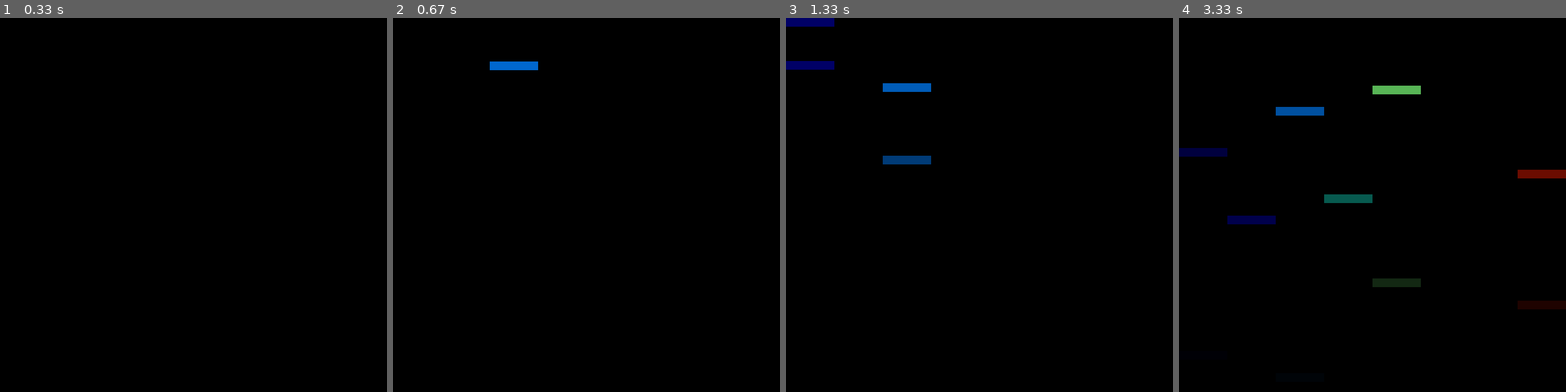
Above: before the commit, frames 1-4 (left to right).
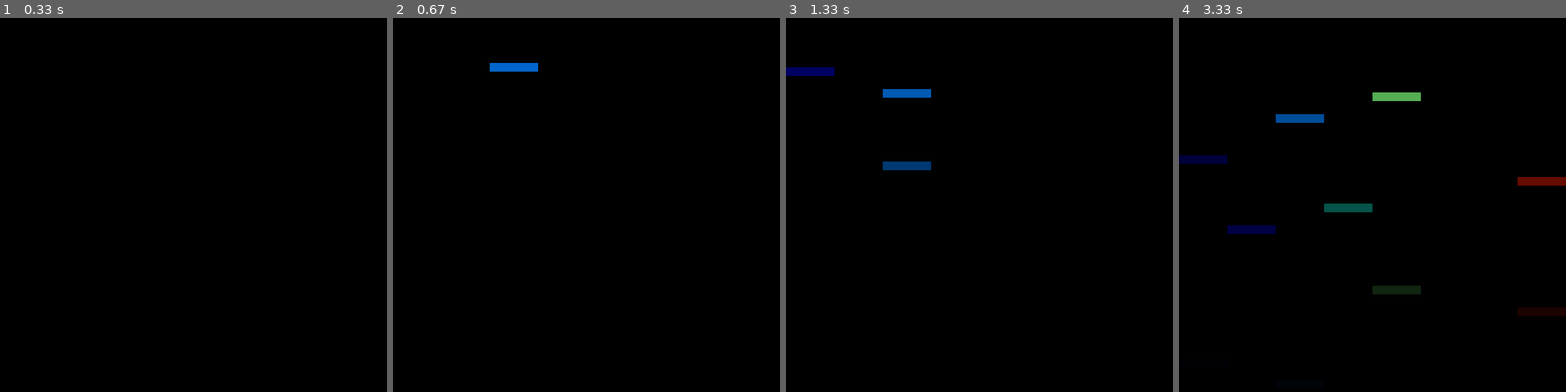
Above: after the commit, the same moments.

Repository: gabrielhuang/visual-instrument
Game: pygame game, started from pygame_demo.py
The game is run twice, just before and just after one commit, with the same random seed, the same clock (stepped at 60 frames per second) and the same inputs. The source is Python 2; it was converted automatically to run under Python 3.
Inputs:
- Up to frame 1 (0.33 s): no input
- Up to frame 2 (0.67 s): hold D from 0.33 s (still down)
- Up to frame 3 (1.33 s): release D at 0.8 s; hold D 0.83-1.3 s; tap K at 0.98 s
- Up to frame 4 (3.33 s): hold A 1.33-1.87 s; tap 2 at 1.48, 2.82 s; hold S 1.9-2.2 s; tap 1 at 2.05 s; hold A 2.23-2.63 s; tap K at 2.38 s; hold D 2.67-3.3 s

Frame 1 is identical in both runs. In frame 2, 0.1% of the frame differs, in the area x 25-38%, y 11-15%; in frame 3, 1.5%; in frame 4, 4.0%, in the area x 0-100%, y 18-80%.

Commit message:
tiny sleep

Diff:
--- a/pygame_demo.py
+++ b/pygame_demo.py
@@ -77,9 +77,13 @@
 BLOCK_WIDTH = SCREEN_WIDTH / max(1, len(sounds))
 BLOCK_HEIGHT = SCREEN_HEIGHT / 50
 CURRENT_KEY_LAG = 0.3
+TIGHTEST_SLEEP = 0.001
 
 last_refresh = None
 while True:
+    # afford tiny sleep
+    time.sleep(TIGHTEST_SLEEP)
+
     for event in pygame.event.get():
         if event.type == pygame.QUIT:
             pygame.quit(); #sys.exit() if sys is imported
